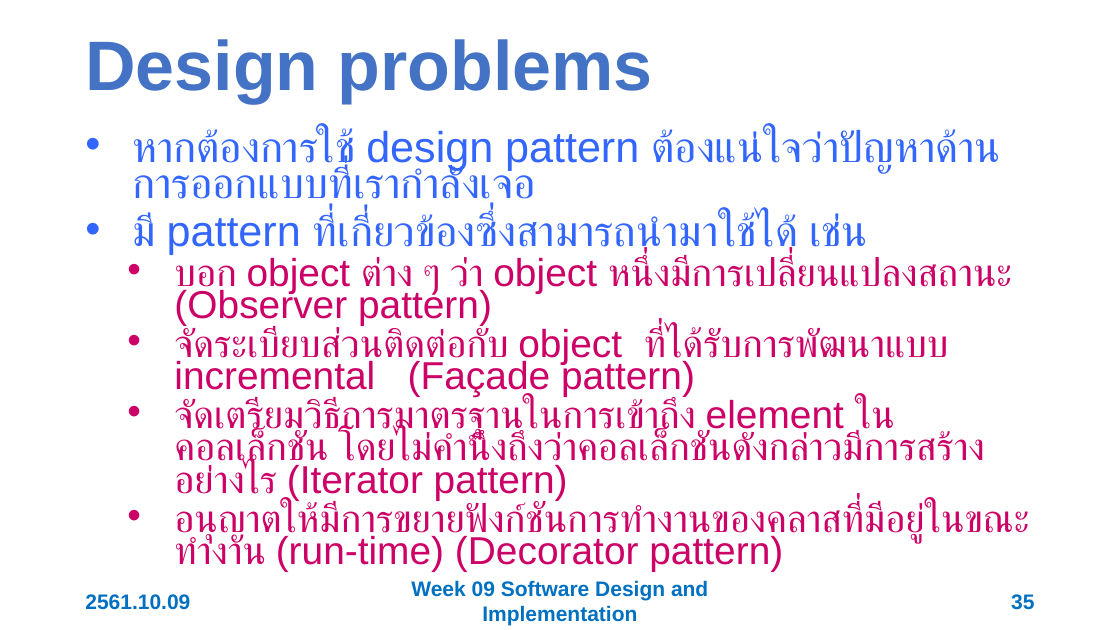
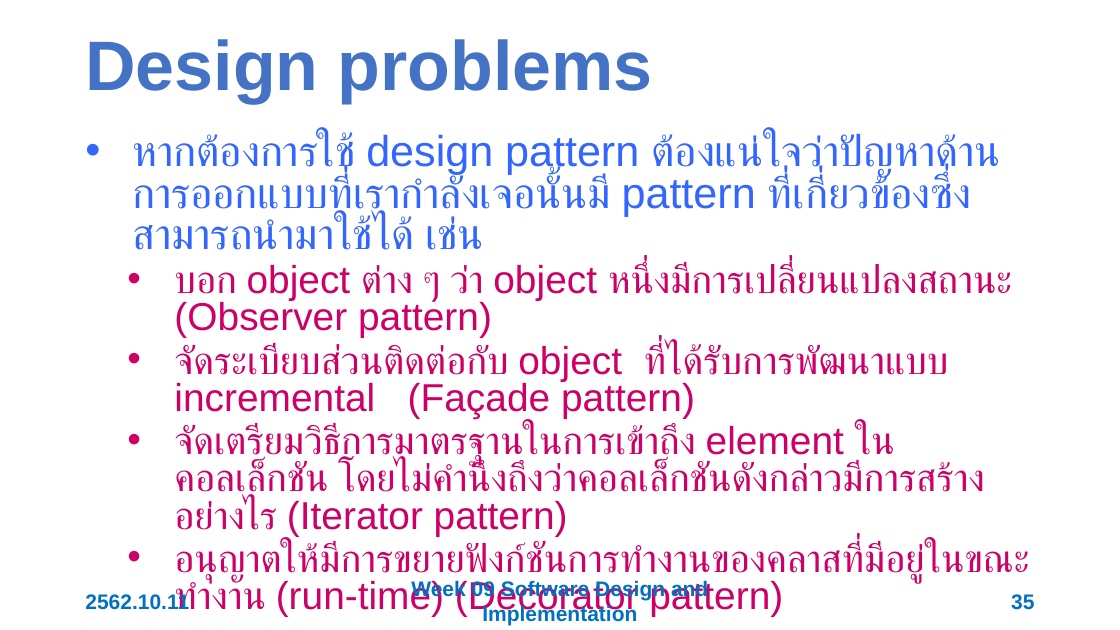
Before and after one commit to 03376806-software-engineering/Week-09-Software-Implementation, a slide deck: slide 35 of Slides/Week 09 Software Implementation.pptx. Drawn at 1120x630 pixels with LibreOffice and Linux fonts; fonts in the diff are those of the drawing. Boxes give left, top, right and bottom in pixels: in the first picture for what was removed or moved away, otherwise in the second. Text is boxed around its words. In the diff, an @@ line names an element or a change of style, - is before the commit and + after.

```diff
--- a/Slides/Week 09 Software Implementation.pptx
+++ b/Slides/Week 09 Software Implementation.pptx
@@ text at (x1=132, y1=133, x2=1001, y2=250): text changed @@
-• หากต้องการใช้ design pattern ต้องแน่ใจว่าปัญหาด้านการออกแบบที่เรากำลังเจอ
-• มี pattern ที่เกี่ยวข้องซึ่งสามารถนำมาใช้ได้ เช่น
+• หากต้องการใช้ design pattern ต้องแน่ใจว่าปัญหาด้านการออกแบบที่เรากำลังเจอนั้นมี pattern ที่เกี่ยวข้องซึ่งสามารถนำมาใช้ได้ เช่น
@@ text at (x1=174, y1=263, x2=1029, y2=616): line spacing 0.7 to 0.8 @@
@@ text at (x1=85, y1=592, x2=189, y2=610): text changed @@
-2561.10.09
+2562.10.11
```
Also in this commit, not shown: 57 other slides changed.
